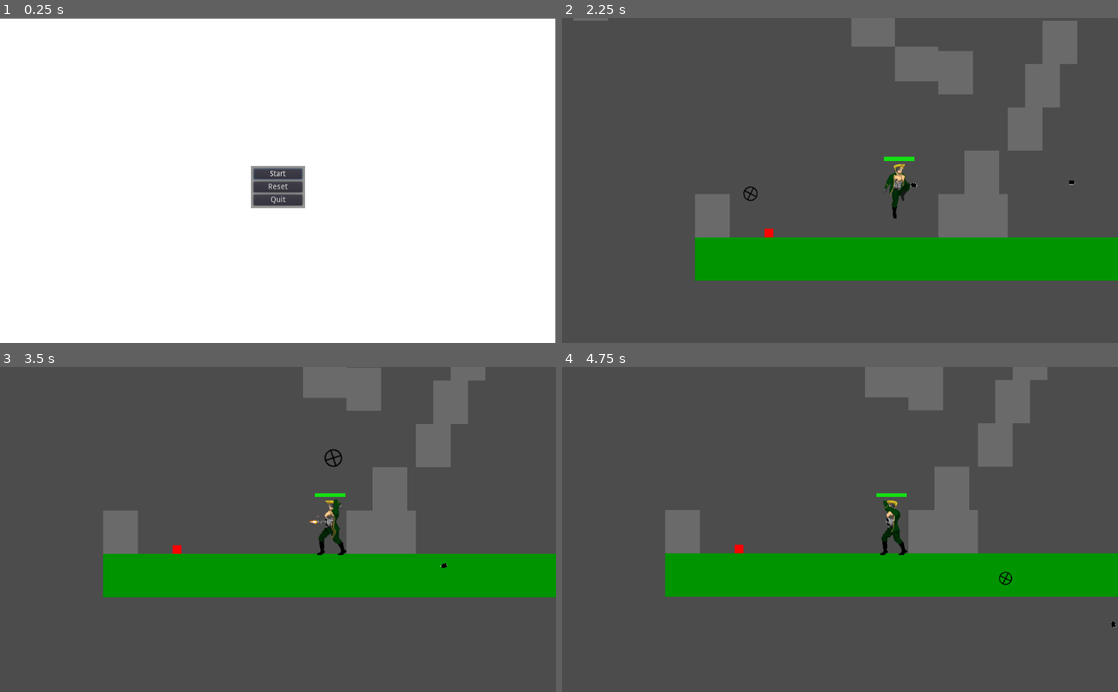
Above: before the commit, frames 1-4 (two rows, left to right).
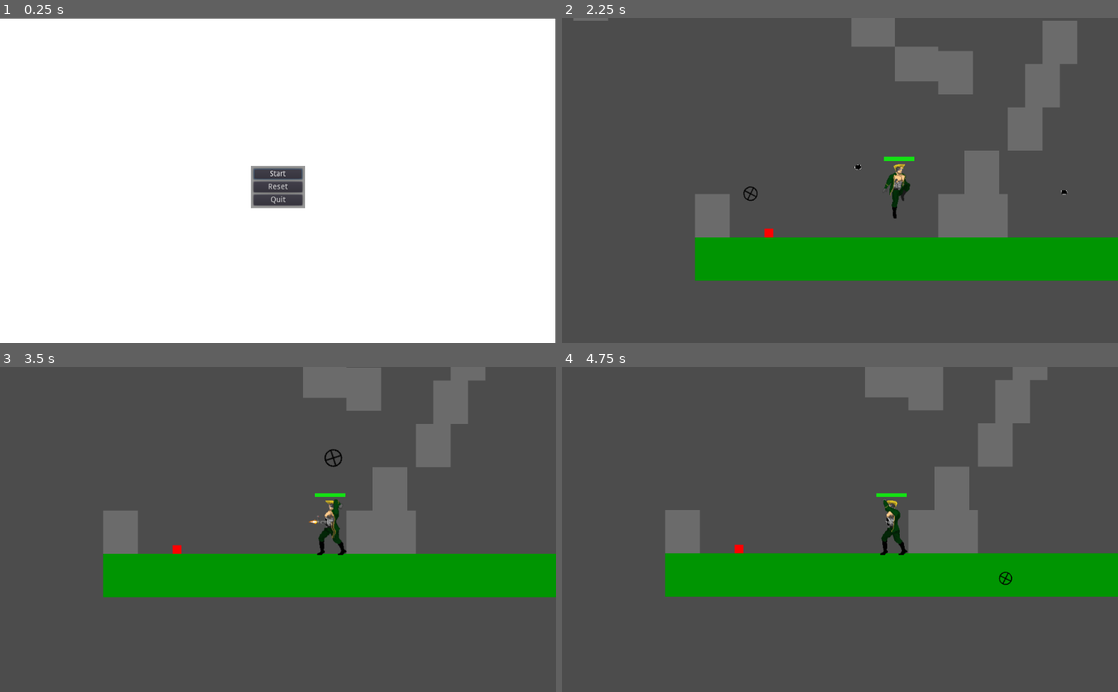
Above: after the commit, the same moments.

Repository: jfdoming/Project-B
Game: Godot game, scene res://scenes/Start.tscn
The game is run twice, just before and just after one commit, with the same random seed, the same clock (stepped at 60 frames per second) and the same inputs.
Inputs (mouse positions are in pixels of both pictures, inside the frame that each line leads up to):
- Up to frame 1 (0.25 s): no input
- Up to frame 2 (2.25 s): click "Start" at 0.5 s; move the mouse to (962, 164) at 1.27 s; hold Right (ui_right) from 1.28 s (still down); click (962, 164) at 1.35 s; tap Space (ui_select) at 1.52 s; move the mouse to (728, 196) at 2.02 s; click (728, 196) at 2.1 s
- Up to frame 3 (3.5 s): tap Space (ui_select) at 2.27 s; move the mouse to (333, 458) at 2.77 s; release Right (ui_right) at 2.78 s; hold Left (ui_left) from 2.78 s (still down); tap F (fire_chest) at 2.85 s; click (333, 458) at 3.05 s
- Up to frame 4 (4.75 s): move the mouse to (812, 594) at 3.52 s; release Left (ui_left) at 3.53 s; hold Right (ui_right) from 3.53 s (still down); click (812, 594) at 3.6 s; tap Space (ui_select) at 3.77, 4.52 s; tap Enter at 4.25 s; move the mouse to (1006, 578) at 4.27 s; click (1006, 578) at 4.35 s

The runs differ from the first frame. In frame 2, less than 0.1% of the frame differs, in the area x 52-93%, y 45-55%; in frame 3, less than 0.1%; in frame 4, less than 0.1%.

Commit message:
Prevented bullets from flipping when the player changed direction (#14)
* Prevented bullets from flipping when the player changed direction

* Added changeable bullet speed to regular gun

Diff:
--- a/Player.gd
+++ b/Player.gd
@@ -26,7 +26,7 @@
 export (float) var invuln_time = 2
 export (int) var smash_damage = 50
 export (int) var bullet_damage = 10
-
+export (float) var bullet_speed = 1000
 const LEFT = 0
 const RIGHT = 1
 
@@ -93,17 +93,12 @@
 
 	if fire:
 		var instance = Bullet.instance()
-		add_child(instance)
+		get_parent().add_child(instance)
+		instance.position = $RegularFirePoint.global_position
 		instance.look_at(get_global_mouse_position())
-
-		if direction == RIGHT:
-			instance.linear_velocity = Vector2(1000, 0).rotated(instance.rotation)
-			instance.damage = bullet_damage
-			instance.connect("kill_obtained", self, "on_kill")
-		else:
-			instance.linear_velocity = Vector2(-1000, 0).rotated(-instance.rotation)
-			instance.damage = bullet_damage
-			instance.connect("kill_obtained", self, "on_kill")
+		instance.linear_velocity = Vector2(bullet_speed, 0).rotated(instance.rotation)
+		instance.damage = bullet_damage
+		instance.connect("kill_obtained", self, "on_kill")
 
 	if crouch:
 		if jumping and not smashing:
--- a/Player.tscn
+++ b/Player.tscn
@@ -260,7 +260,7 @@
 ]]
 z_index = 1000
 collision_layer = 9
-collision_mask = 7
+collision_mask = 3
 script = ExtResource( 1 )
 
 [node name="HealthBar" parent="." instance=ExtResource( 9 )]
@@ -346,6 +346,9 @@
 modulate = Color( 0.192157, 0.403922, 0.0862745, 1 )
 position = Vector2( 124.935, -114.845 )
 shape = SubResource( 47 )
+
+[node name="RegularFirePoint" type="Position2D" parent="."]
+position = Vector2( 0, -55 )
 [connection signal="health" from="." to="HealthBar" method="_on_Player_health"]
 [connection signal="smash_land" from="." to="Smash" method="_on_Player_smash_land"]
 [connection signal="animation_finished" from="Smash" to="Smash" method="_on_Smash_animation_finished"]
--- a/project.godot
+++ b/project.godot
@@ -92,4 +92,5 @@
 
 [rendering]
 
+quality/driver/driver_name="GLES2"
 environment/default_environment="res://default_env.tres"
